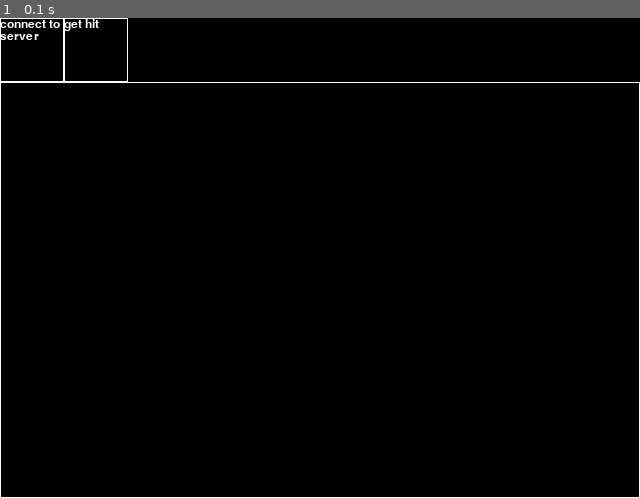
Above: before the commit, frame 1.
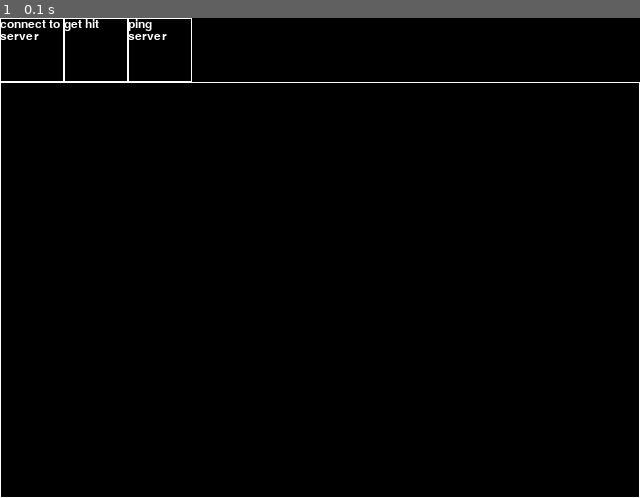
Above: after the commit, the same moment.

Repository: admalledd/event_engine
Game: pygame game, started from dbg/suit_pygame.py
The game is run twice, just before and just after one commit, with the same random seed, the same clock (stepped at 60 frames per second) and the same inputs. The source is Python 2; it was converted automatically to run under Python 3.
Inputs:
- Up to frame 1 (0.1 s): no input

The runs differ from the first frame. In frame 1, 0.2% of the frame differs, in the area x 20-30%, y 0-14%.

Commit message:
added calles to gametype code

Diff:
--- a/abs/suit/suit.py
+++ b/abs/suit/suit.py
@@ -8,7 +8,10 @@
 import lib.common
 import lib.cfg
 
-suits={}#format: {SID:[suitobj,netobj]}
+
+##import loop to mainfile
+import __main__#for __main__.gametype which is a gametype object
+suits={}#format: {SID:[suitobj,absobj]}
 
 class suit(object):
     '''
@@ -43,10 +46,10 @@
             logger.debug((short_func,data))
 
         self.translation_codes[short_func](data)
-
     def ping(self,data):
         if 'pingdata' in data:
             logger.info('suit %s pinged with data: %s'%(self.SID,data))
+            print suits
         return_data=json.dumps(data)
         suits[self.SID][1].outgoingq.put(('pong',return_data))
 
@@ -60,7 +63,8 @@
     def got_hit(self,data):
         #in the future, load weapon from weapons in the arena
         logger.info('suit %s got hit with weapon "%s"'%(self.SID,data['weapon']))
-
+        if __main__.gametype is not None:
+            __main__.gametype.suit.gothit(self,data)
     def close_connection(self,data):
         logger.info('suit %s requesting closing network, "%s"'%(self.SID,data))
         suits[self.SID][1].close()
--- a/dbg/suit_pygame.py
+++ b/dbg/suit_pygame.py
@@ -242,6 +242,11 @@
                    color=(255,255,255),
                    text='get hit'
                        )
+    btn_do_ping=text_box(
+                   rect=pygame.Rect((128,0),(64,64)),
+                   color=(255,255,255),
+                   text='ping server'
+                        )
     log_box   =text_box(
                    rect=pygame.Rect((0,64),(640,480-64)),
                    color=(255,255,255),
@@ -280,10 +285,13 @@
                 #send hit packet
                 if btn_do_hit.options.rect.collidepoint(event.pos):
                     suit.outgoingq.put(('ghit',json.dumps({'weapon':'basic','team':'teamblu','from':7589})))
+                elif btn_do_ping.options.rect.collidepoint(event.pos):
+                    suit.outgoingq.put(('ping',json.dumps({'pingdata':'randomstring','team':'teamblu','from':7589})))
         screen.fill((0, 0, 0))
 
         btn_connect.blit(screen)
         btn_do_hit.blit(screen)
+        btn_do_ping.blit(screen)
         #log list stuff
         log_list=''.join(log_reader.get_text())
         if log_list!=log_box.options.text:
--- a/main.py
+++ b/main.py
@@ -9,9 +9,19 @@
 lib.common.init()
 import abs.suit
 
-l={'l':[]}
+gametype=None#gametype is started for each game, server runs one game at a time right now
 def main():
-    #lib.cfg.add('config.ini',name='main')
+    '''
+    1:start servers
+    2:connect suits
+    3:connect tiles
+    4:connect arena
+
+    5:choose gametype
+    6:pass events to gametype code
+        gametype code overrides code from normal play via the lazerserver calling (in order) gametype code, then default code (default normally only does heartbeats)
+        gametype code inherits from abstract code from the abs.* overriding with its own functions
+    '''
     abs.suit.init()
     while True:
         time.sleep(1)
